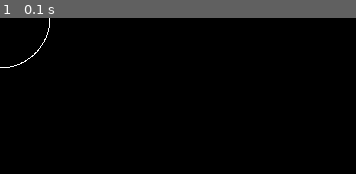
Above: before the commit, frame 1.
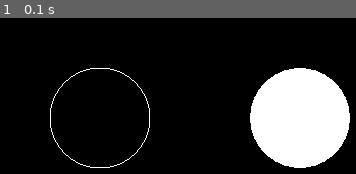
Above: after the commit, the same moment.

Repository: thegitone23/DFS-BFS-Sim
Game: pygame game, started from main.py
The game is run twice, just before and just after one commit, with the same random seed, the same clock (stepped at 60 frames per second) and the same inputs.
Inputs:
- Up to frame 1 (0.1 s): no input

The runs differ from the first frame. In frame 1, 15% of the frame differs, in the area x 0-99%, y 0-97%.

Commit message:
hollow and filled circle functionality added

Diff:
--- a/main.py
+++ b/main.py
@@ -11,35 +11,58 @@
 import math
 
 #defing functions for basic shapes
-def drawPixel(x,y):
+def drawPixel(x, y):
     glBegin(GL_POINTS)
-    glVertex2f(x,y)
+    glVertex2f(x, y)
     glEnd()
 
-def drawLine(a,b,c,d):
+def drawLine(a, b, c, d):
     glBegin(GL_LINES)
-    glVertex2f(a,b)
-    glVertex2f(c,d)
+    glVertex2f(a, b)
+    glVertex2f(c, d)
     glEnd()
 
-def drawCircle(x,y,r=50):
-    toRad = (math.pi/180)
-    for i in range (0,360):
-        drawPixel(x+(r*math.cos(toRad*i)),y+(r*math.sin(toRad*i)))
+# def drawCircle(x,y,r=50):
+#     toRad = (math.pi/180)
+#     for i in range (0,360):
+#         drawPixel(x+(r*math.cos(toRad*i)),y+(r*math.sin(toRad*i)))
 
-#main drawing logic
+def drawHollowCircle(x, y, r=50):
+    lineAmount = 100  # no. of lines used to draw circle
+    twoPi = math.pi * 2
+    glBegin(GL_LINE_LOOP)
+    for i in range(lineAmount):
+        glVertex2f(
+            x + (r * math.cos(i * twoPi / lineAmount)),
+            y + (r * math.sin(i * twoPi / lineAmount))
+        )
+    glEnd()
+
+def drawFilledCircle(x, y, r=50):
+    triangleAmount = 30  # no. of traingles used to draw circle
+    twoPi = math.pi * 2
+    glBegin(GL_TRIANGLE_FAN)
+    for i in range(triangleAmount):
+        glVertex2f(
+            x + (r * math.cos(i * twoPi / triangleAmount)),
+            y + (r * math.sin(i * twoPi / triangleAmount))
+        )
+    glEnd()
+
+# main drawing logic
 def draw():
     #coding logic here
-    drawCircle(0,0)
+    drawHollowCircle(100, 100)
+    drawFilledCircle(300, 100)
 
 
 #main function
 def main():
     #boiler-plate setup code
     pygame.init()
-    display = (800,600) #the pygame windows resolution
+    display = (800, 600) #the pygame windows resolution
     pygame.display.set_mode(display, DOUBLEBUF|OPENGL)
-    gluOrtho2D(0,800,600,0)
+    gluOrtho2D(0, 800, 600, 0)
 
     #the main loop
     while True:
